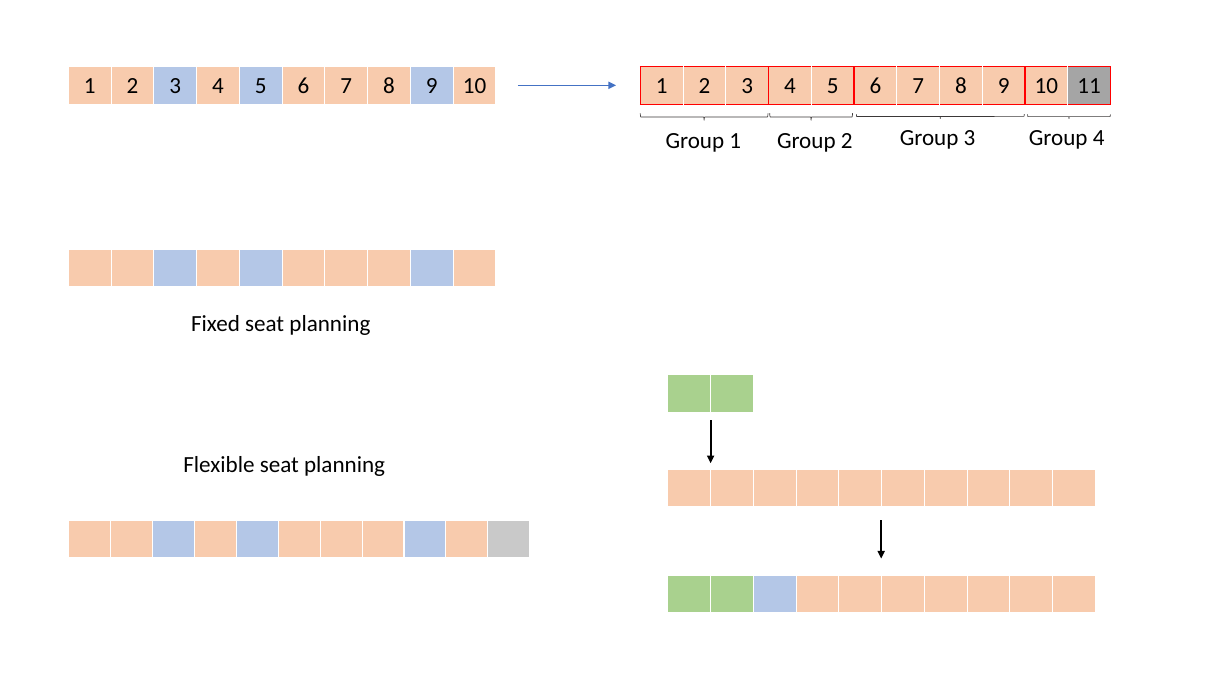
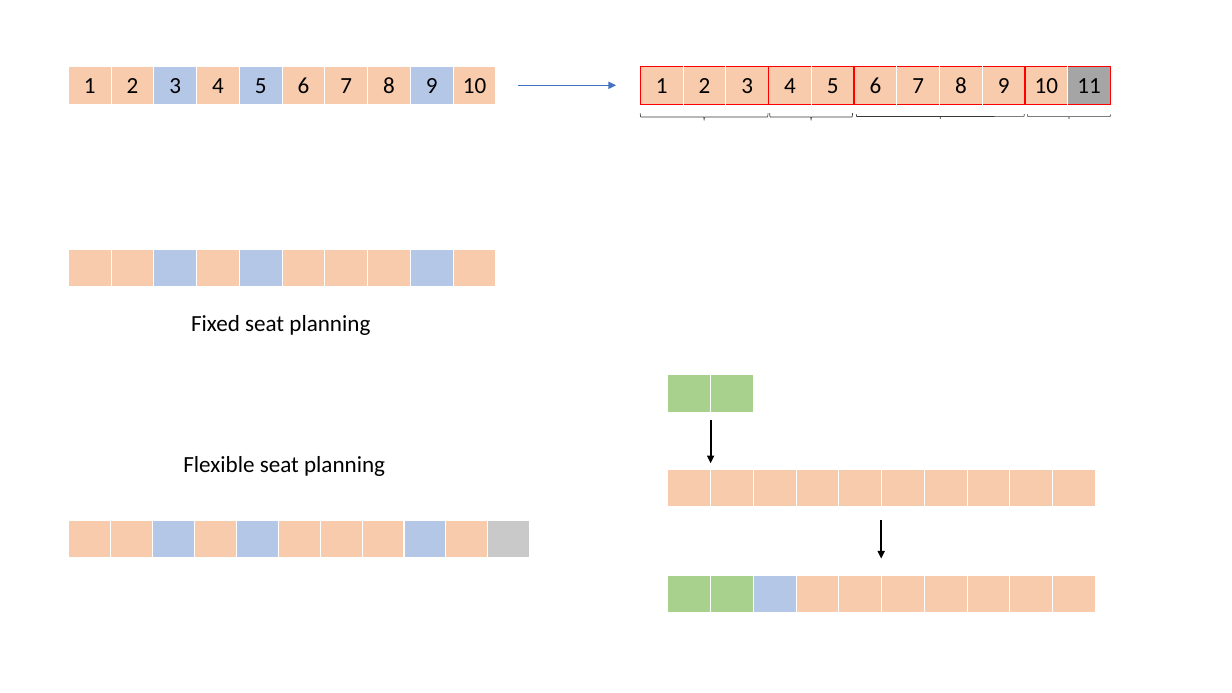
Before and after one commit to Dis-count/HKUST_TOPIC, a slide deck: slide 8 of Dissertation/Beamer/test.pptx (slide 6 before the commit). Drawn at 1232x693 pixels with LibreOffice and Linux fonts; fonts in the diff are those of the drawing. Boxes give left, top, right and bottom in pixels: in the first picture for what was removed or moved away, otherwise in the second. Text is boxed around its words. In the diff, an @@ line names an element or a change of style, - is before the commit and + after.

```diff
--- a/Dissertation/Beamer/test.pptx
+++ b/Dissertation/Beamer/test.pptx
@@ text removed at [666,133,741,152] @@
-Group 1
@@ text removed at [777,133,853,152] @@
-Group 2
@@ text removed at [900,130,976,149] @@
-Group 3
@@ text removed at [1029,130,1105,149] @@
-Group 4
```
Also in this commit, not shown: 1 other slide changed, 2 slides added, 38 other files.
